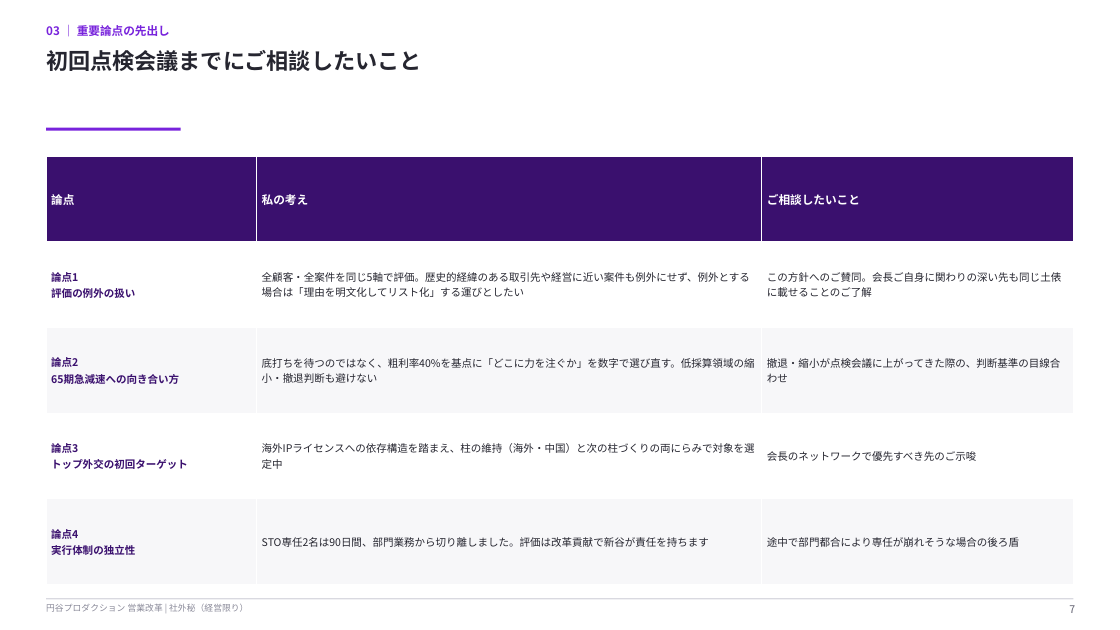
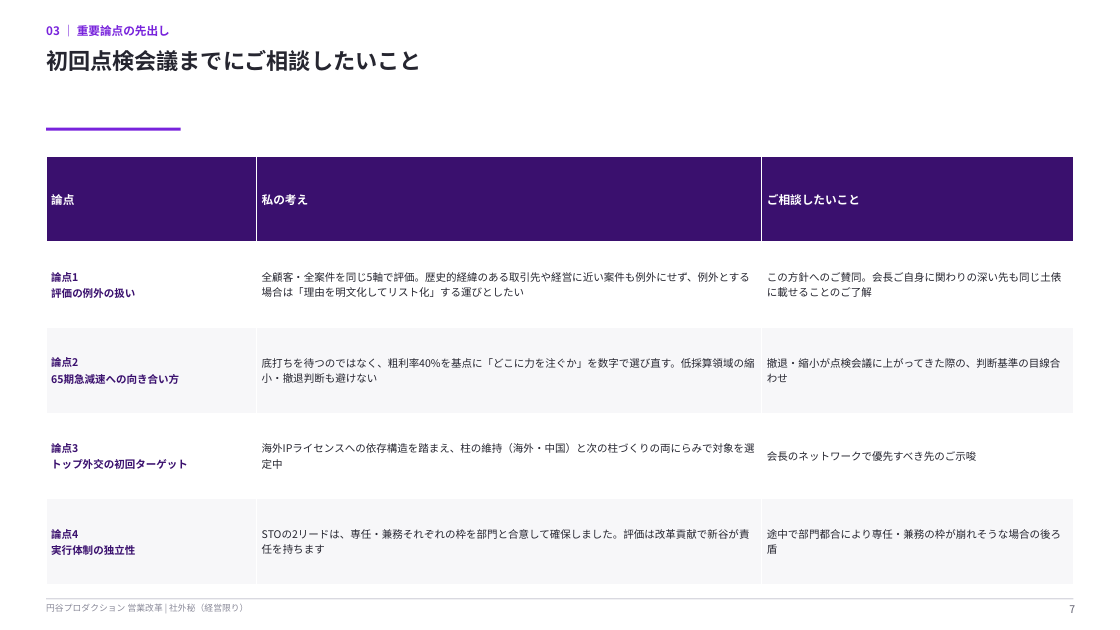
Before and after one commit to hayatoshintani-spe/kessho-lens, a slide deck: slide 7 of docs/営業改革_山本会長共有資料.pptx. Drawn at 1120x630 pixels with LibreOffice and Linux fonts; fonts in the diff are those of the drawing. Boxes give left, top, right and bottom in pixels: in the first picture for what was removed or moved away, otherwise in the second. Text is boxed around its words. In the diff, an @@ line names an element or a change of style, - is before the commit and + after.

```diff
--- a/docs/営業改革_山本会長共有資料.pptx
+++ b/docs/営業改革_山本会長共有資料.pptx
@@ table at [46, 156, 1074, 585] @@
-row 5, column 2: STO専任2名は90日間、部門業務から切り離しました。評価は改革貢献で新谷が責任を持ちます
+row 5, column 2: STOの2リードは、専任・兼務それぞれの枠を部門と合意して確保しました。評価は改革貢献で新谷が責任を持ちます
-row 5, column 3: 途中で部門都合により専任が崩れそうな場合の後ろ盾
+row 5, column 3: 途中で部門都合により専任・兼務の枠が崩れそうな場合の後ろ盾
```
Also in this commit, not shown: 1 other slide changed, 11 other files.
